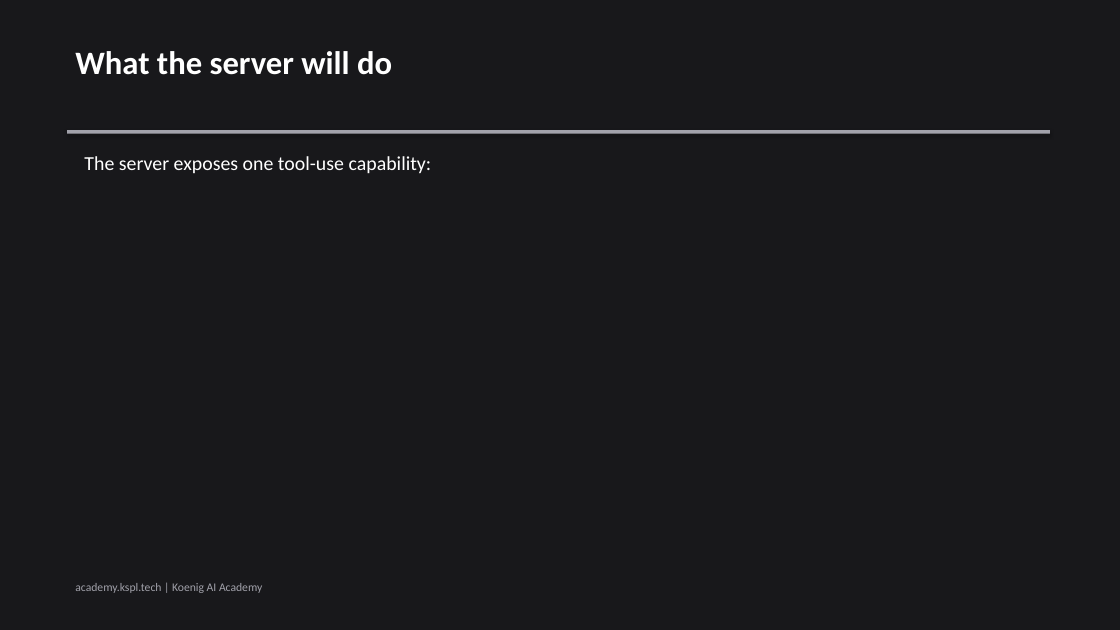
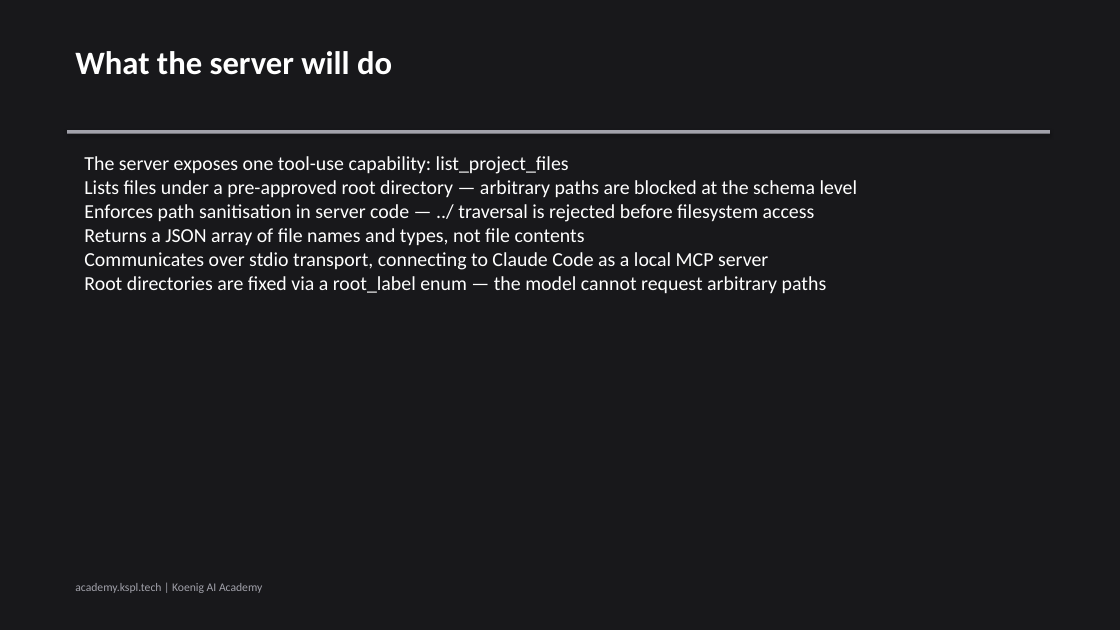
Before and after one commit to Koenig-Solutions-Private-Limited/koenig-ai-org, a slide deck: slide 2 of vault/courses/claude-tool-use-from-zero/ch03-slides.pptx. Drawn at 1120x630 pixels with LibreOffice and Linux fonts; fonts in the diff are those of the drawing. Boxes give left, top, right and bottom in pixels: in the first picture for what was removed or moved away, otherwise in the second. Text is boxed around its words. In the diff, an @@ line names an element or a change of style, - is before the commit and + after.

Commit message:
fix(slides): KOEA-8290 — address all 3 G0 blockers in claude-tool-use-from-zero ch03-slides.pptx
- Slide 2: complete 'What the server will do' with 6 bullets describing list_project_files tool (root restriction, path sanitisation, JSON response, stdio transport)
- Slide 5: replace raw footnote citations ([^2],[^5],[^6]) with 5 forward-looking Chapter 4 bullets (resources, binary content, multi-tool servers, advanced Zod)
- Slide 6: change blog CTA 'Read the full article' to course CTA 'Try it next · Continue to Chapter 4'

```diff
--- a/vault/courses/claude-tool-use-from-zero/ch03-slides.pptx
+++ b/vault/courses/claude-tool-use-from-zero/ch03-slides.pptx
@@ text at (84,156,858,294): text changed @@
-The server exposes one tool-use capability:
+The server exposes one tool-use capability: list_project_files
+Lists files under a pre-approved root directory — arbitrary paths are blocked at the schema level
+Enforces path sanitisation in server code — ../ traversal is rejected before filesystem access
+Returns a JSON array of file names and types, not file contents
+Communicates over stdio transport, connecting to Claude Code as a local MCP server
+Root directories are fixed via a root_label enum — the model cannot request arbitrary paths
```
Also in this commit, not shown: 1 other slide changed, 1 slide added, 1 slide removed.
